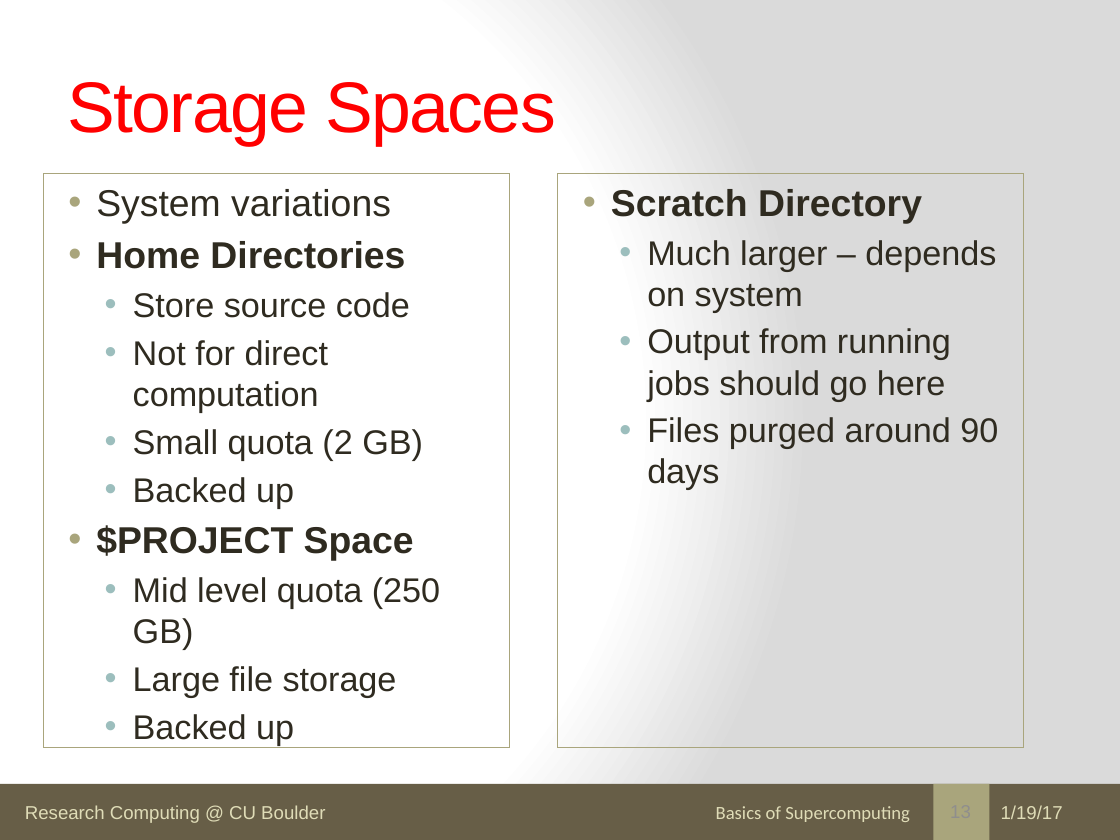
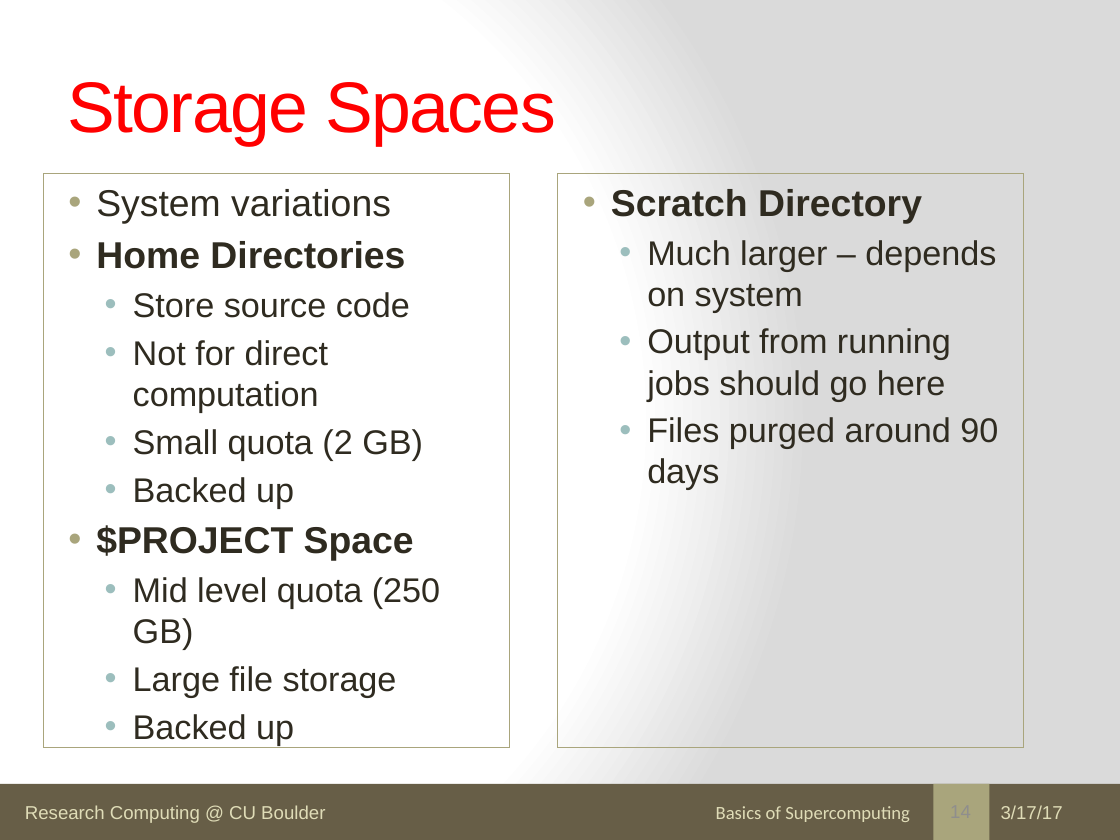
Before and after one commit to kkwinner/Final_Tutorials, a slide deck: slide 14 of RC_Access_Specific_Topics/How_Use_Supercomputer_Summit/how_use_supercomputer_summit.pptx (slide 13 before the commit). Drawn at 1120x840 pixels with LibreOffice and Linux fonts; fonts in the diff are those of the drawing. Boxes give left, top, right and bottom in pixels: in the first picture for what was removed or moved away, otherwise in the second. Text is boxed around its words. In the diff, an @@ line names an element or a change of style, - is before the commit and + after.

```diff
--- a/RC_Access_Specific_Topics/How_Use_Supercomputer_Summit/how_use_supercomputer_summit.pptx
+++ b/RC_Access_Specific_Topics/How_Use_Supercomputer_Summit/how_use_supercomputer_summit.pptx
@@ text at (1001,805,1063,819): text changed @@
-1/19/17
+3/17/17
```
Also in this commit, not shown: 33 other slides changed, 1 slide added, 6 other files.
